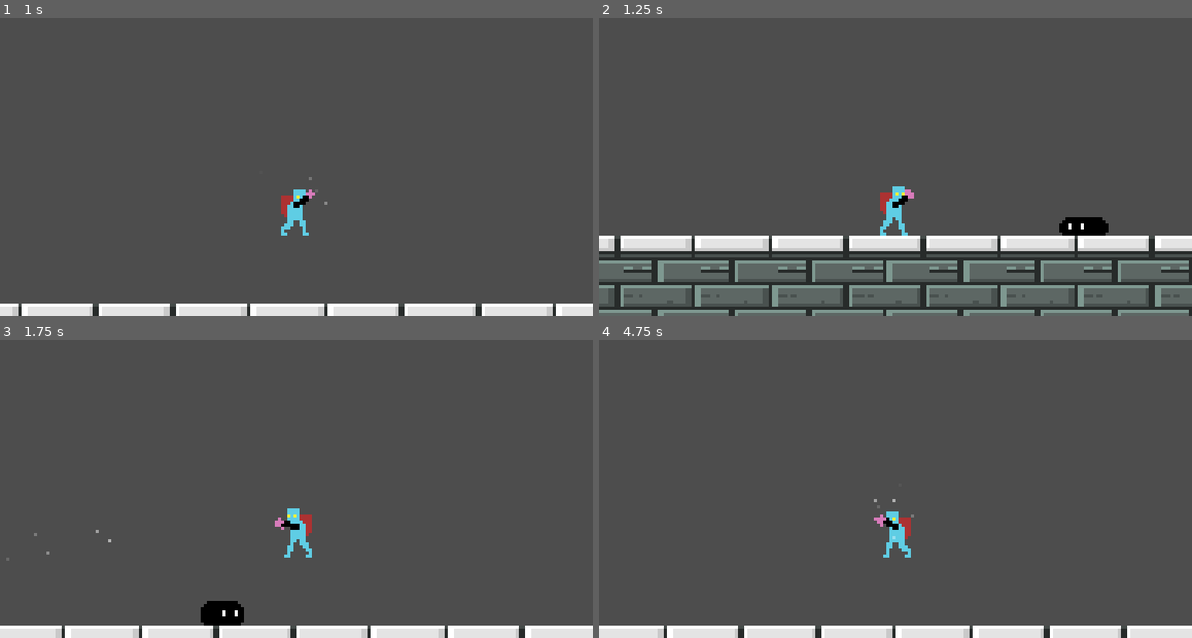
Above: before the commit, frames 1-4 (two rows, left to right).
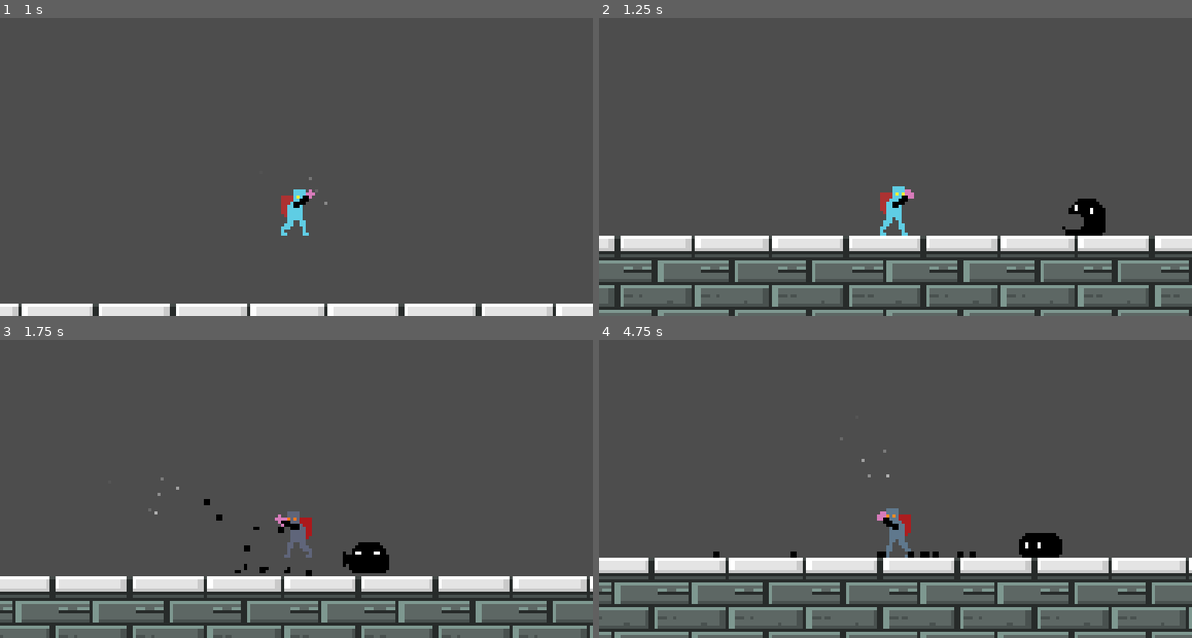
Above: after the commit, the same moments.

Repository: Bbubbee/Qman
Game: Godot game, scene res://scenes/main/main.tscn
Same seed, same stepped clock (60 frames per second), same inputs: the game is played once before the commit and once after it.
Inputs (mouse positions are in pixels of both pictures, inside the frame that each line leads up to):
- Up to frame 1 (1 s): move the mouse to (426, 131) at 0.52 s; press the mouse at (426, 131) at 0.53 s; hold D (right) from 0.53 s (still down); tap Space (jump) at 0.77 s
- Up to frame 2 (1.25 s): keep holding D (right)
- Up to frame 3 (1.75 s): keep holding D (right); move the mouse to (177, 489) at 1.27 s; release the mouse at (177, 489) at 1.28 s; click (177, 489) at 1.35 s; tap Space (jump) at 1.52 s
- Up to frame 4 (4.75 s): move the mouse to (954, 396) at 2.02 s; release D (right) at 2.03 s; press the mouse at (954, 396) at 2.03 s; hold A (left) 2.03-2.78 s; move the mouse to (865, 536) at 2.77 s; release the mouse at (865, 536) at 2.78 s; hold D (right) 2.78-4.28 s; click (865, 536) at 2.85 s; tap Space (jump) at 3.02, 3.77, 4.52 s; move the mouse to (1073, 521) at 3.52 s; press the mouse at (1073, 521) at 3.53 s; move the mouse to (717, 420) at 4.27 s; release the mouse at (717, 420) at 4.28 s; hold A (left) from 4.28 s (still down); click (717, 420) at 4.35 s

Frame 1 is identical in both runs. In frame 2, 0.5% of the frame differs, in the area x 77-86%, y 60-74%; in frame 3, 20%; in frame 4, 26%, in the area x 0-100%, y 32-100%.

Commit message:
small fixes

Diff:
--- a/scenes/enemies/basic_enemy/enemy_follow_state.gd
+++ b/scenes/enemies/basic_enemy/enemy_follow_state.gd
@@ -3,6 +3,7 @@
 var player: CharacterBody2D
 @export var attack_range: float = 20.0
 @onready var attack_timer: Timer = $AttackTimer
+var has_initial_attack: bool = true
 
 
 func enter(_enter_params = null):
@@ -37,7 +38,8 @@
 
 	else:
 		actor.velocity.x = 0
-		if attack_timer.is_stopped():
+		if attack_timer.is_stopped() or has_initial_attack:
+			has_initial_attack = false
 			transition.emit(self, "attack")
 
 	# Once the player is too far away, go to the idle state.
--- a/scenes/player/player.gd
+++ b/scenes/player/player.gd
@@ -10,6 +10,7 @@
 @onready var sprite: Sprite2D = $Sprite
 @onready var bullet_marker: Marker2D = $ArmPivot/BulletMarker
 @onready var animator: AnimationPlayer = $Animator
+@onready var arm_sprite: Sprite2D = $ArmPivot/ArmSprite
 
 signal damaged
 
--- a/scenes/player/states/aim.gd
+++ b/scenes/player/states/aim.gd
@@ -18,6 +18,7 @@
 
 	# Flip the sprite to face the correct direction.
 	actor.sprite.flip_h = mouse_pos.x < pos.x
+	actor.arm_sprite.flip_h = mouse_pos.x < pos.x
 
 
 func on_input(event: InputEvent) -> void:
